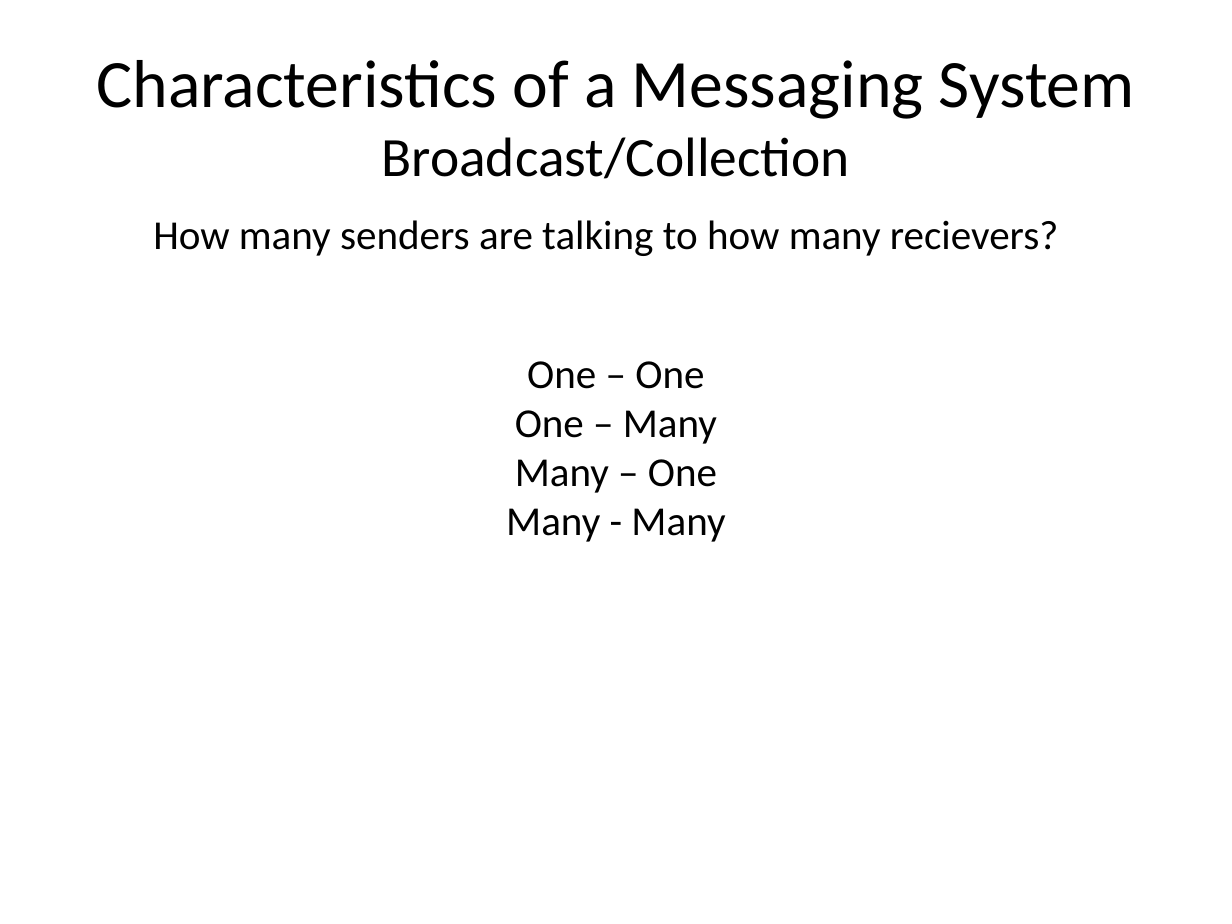
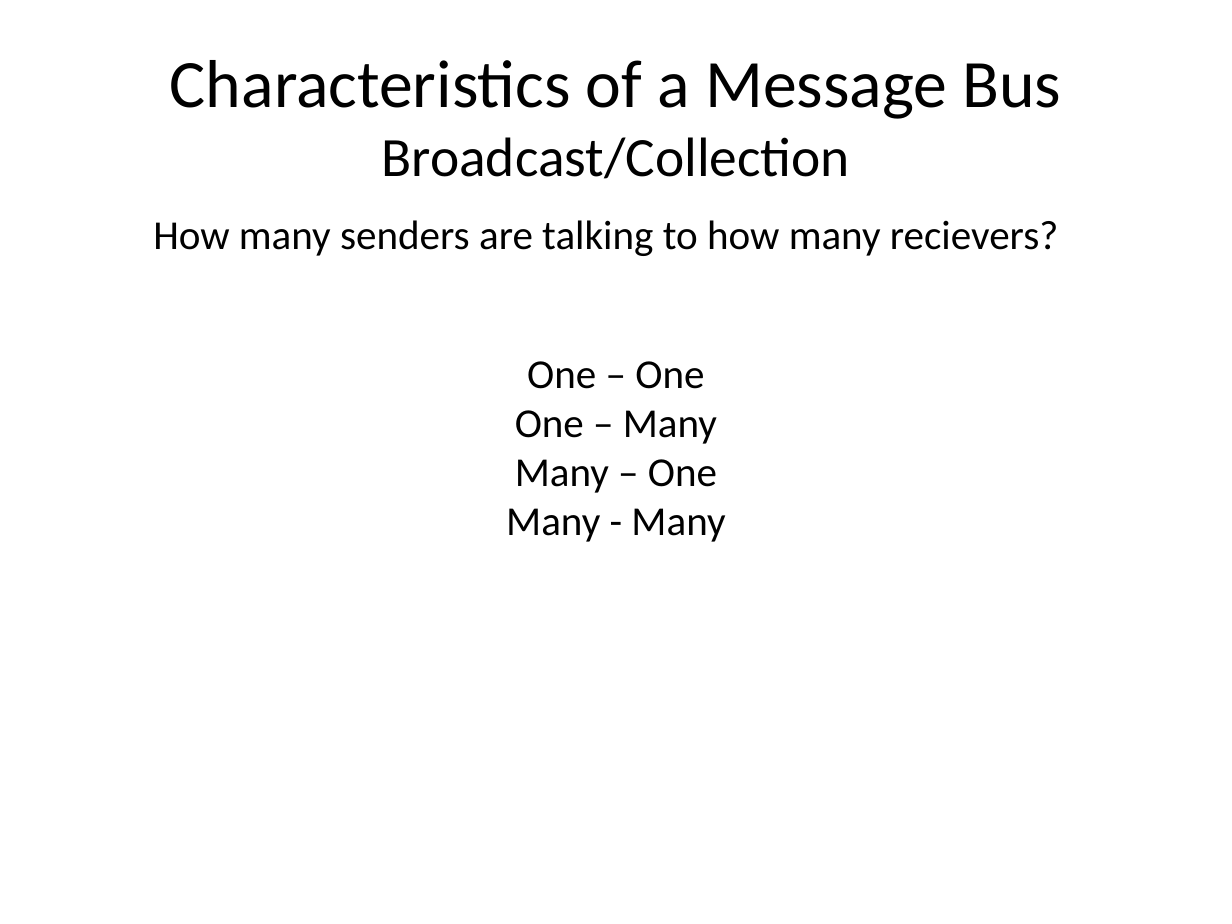
Before and after one commit to meadoch1/practical_messaging, a slide deck: slide 16 of Practical Messaging.pptx (slide 13 before the commit). Drawn at 1232x924 pixels with LibreOffice and Linux fonts; fonts in the diff are those of the drawing. Boxes give left, top, right and bottom in pixels: in the first picture for what was removed or moved away, otherwise in the second. Text is boxed around its words. In the diff, an @@ line names an element or a change of style, - is before the commit and + after.

```diff
--- a/Practical Messaging.pptx
+++ b/Practical Messaging.pptx
@@ title at (x1=170, y1=60, x2=1062, y2=179): text changed @@
-Characteristics of a Messaging System
-Broadcast/Collection
+Characteristics of a Message Bus
+Broadcast/Collection
```
Also in this commit, not shown: 23 other slides changed, 7 slides added, 1 other file.
